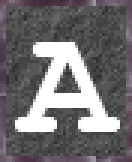
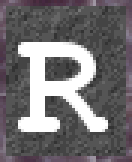
Layer changes from the first (132, 162) image to the second:
renamed "A" to "R", painted on it over [15, 42, 120, 132]
